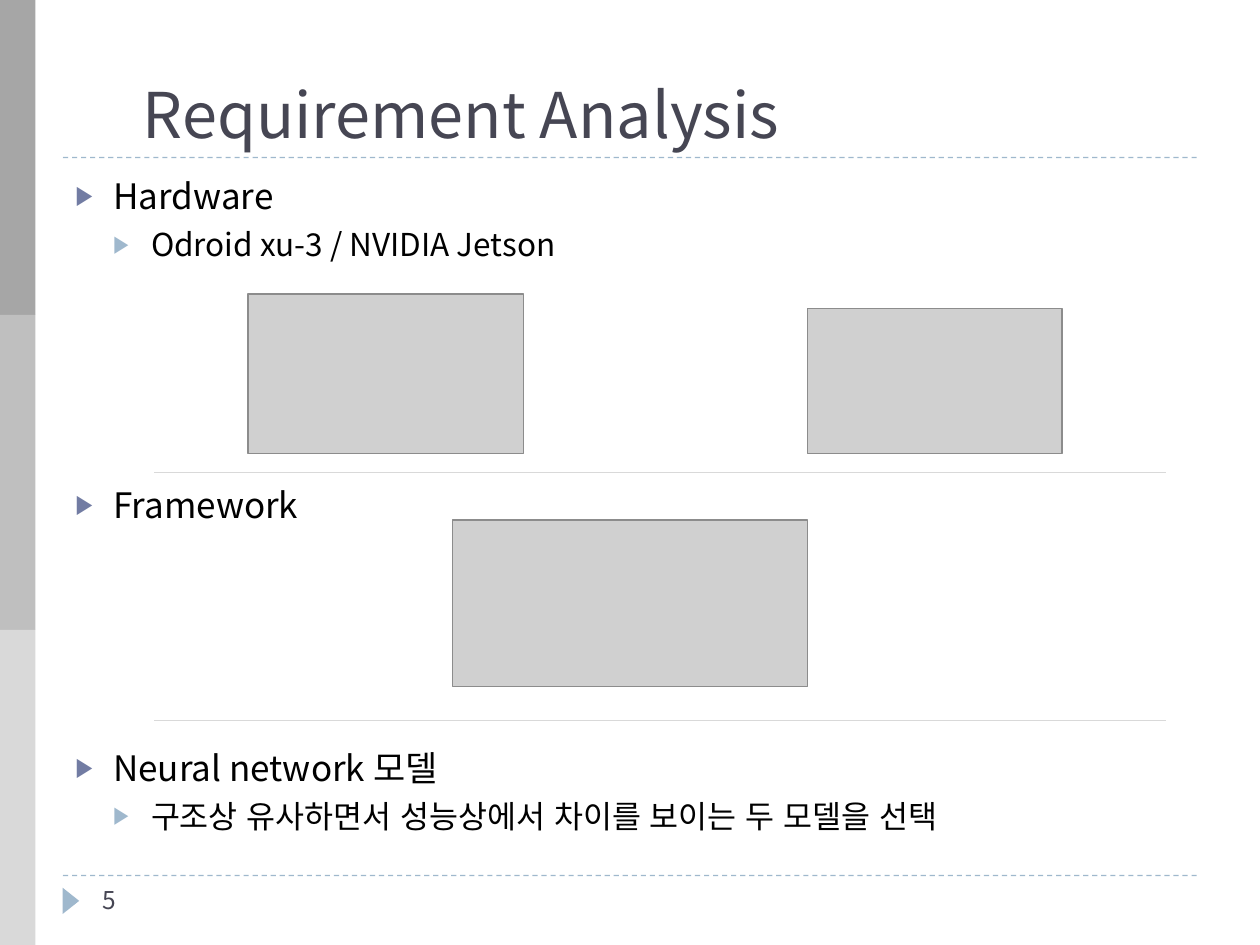
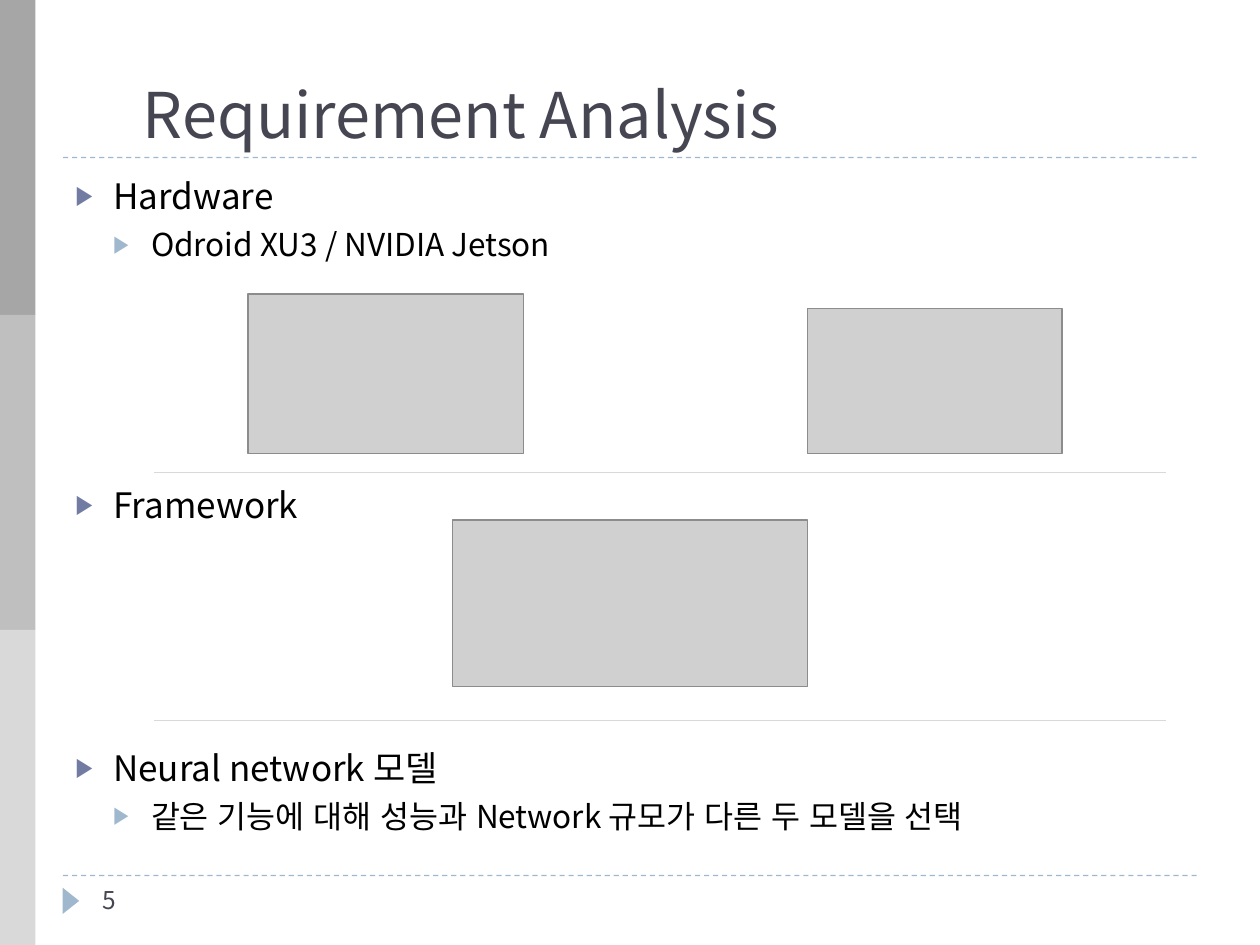
Before and after one commit to clacis91/2017_2_embedded, a slide deck: slide 5 of embedded_presentation.pptx. Drawn at 1260x945 pixels with LibreOffice and Linux fonts; fonts in the diff are those of the drawing; grey boxes stand for pictures; background and template pictures are left out. Boxes give left, top, right and bottom in pixels: in the first picture for what was removed or moved away, otherwise in the second. Text is boxed around its words. In the diff, an @@ line names an element or a change of style, - is before the commit and + after.

```diff
--- a/embedded_presentation.pptx
+++ b/embedded_presentation.pptx
@@ text at <box>151,231,551,257</box>: text changed @@
-  ▶ Odroid xu-3 / NVIDIA Jetson
+  ▶ Odroid XU3 / NVIDIA Jetson
@@ text at <box>151,802,963,831</box>: text changed @@
-  ▶ 구조상 유사하면서 성능상에서 차이를 보이는 두 모델을 선택
+  ▶ 같은 기능에 대해 성능과 Network 규모가 다른 두 모델을 선택
```
Also in this commit, not shown: 6 other slides changed.
